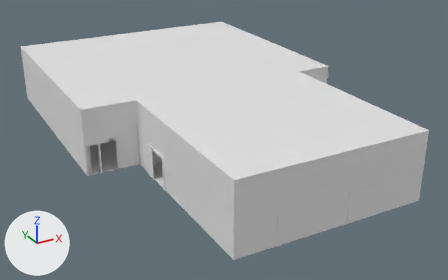
Before and after pictures for a commit that changed the Blender file ClusterCreatorKitTemplate-master/Assets/体育館試作３.blend.
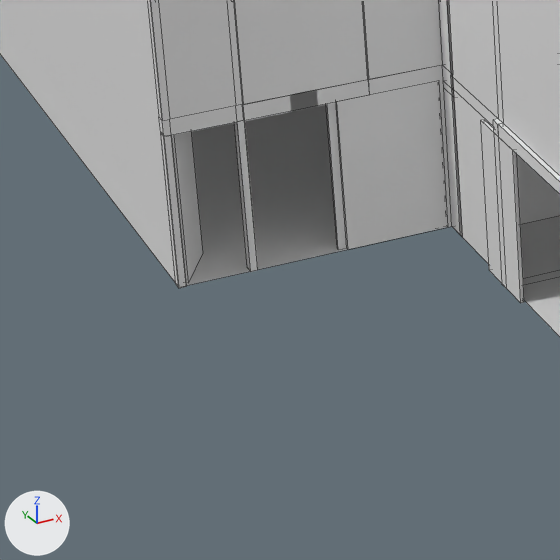
Each version appears first whole from a 50 mm camera at (-85.9, -130.8, 83.0) aimed at (1.6, 28.3, 3.5), and next in a close-up on the part from 12% to 36% of the width and 43% to 82% of the height. Arrows for +X, +Y and +Z are at lower left; the lights stay in place. The close-ups show mesh edges as thin lines.

The first close-up shows '立方体.002', '立方体.003', '立方体.009', '立方体.013', '立方体.014', '立方体.015', '立方体.016', '立方体.019', '立方体.020', '立方体.022', '立方体.042'.
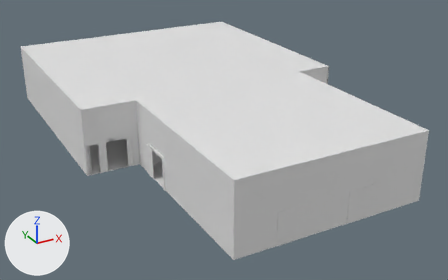
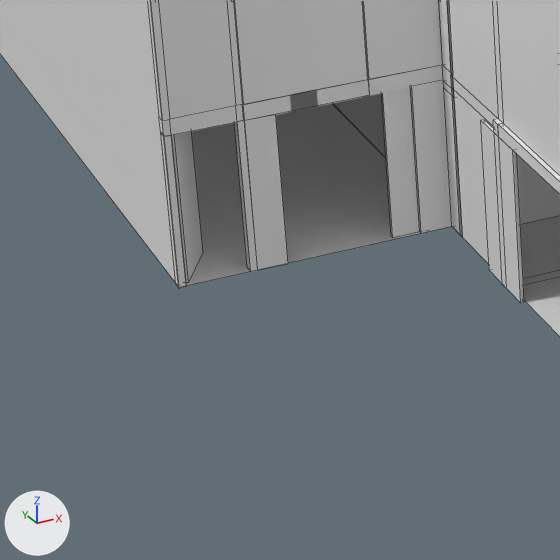
Commit message: 体育館３

Pixel boxes (x1, y1, x2, y2) of what changed, in the close-ups (560 x 560 px):
'立方体.019', reshaped
    before: (147, 0, 258, 288)
    after: (147, 0, 288, 288)
'立方体.014', moved, rescaled
    before: (336, 82, 448, 249)
    after: (411, 81, 449, 233)
'立方体.013', moved, rescaled
    before: (326, 103, 347, 249)
    after: (381, 87, 420, 237)
part 1 of me_立方体_019, built on
    after: (245, 115, 288, 270)

The change, as a list of edits to the scene's bpy script:
```text
Change me_立方体_019:
    where me_立方体_019.from_pydata(...)  # 32 vertices, 27 faces, 2 loose edges; spans x -1.0..1.0, y -1.0..1.0, z -1.0..1.0
    used by ob_立方体_019; location = (-41.72, 26.16, 12.88); scale = (2.25, 0.3, 10.0)
    verts and faces of me_立方体_019; kept vertices keep their numbers, new ones are numbered from 32
    before: 4 (1.0, -1.0, -1.0) at pixel (257, 270), 6 (1.0, 1.0, -1.0), 10 (1.0, 1.0, -0.09), 11 (1.0, -1.0, -0.09) at pixel (244, 120)
    me_立方体_019 part 1
    add delete_faces([(4, 6, 10, 11)])
    add for new, old in zip([*range(32, 36)], [4, 6, 10, 11]): verts[new] = verts[old] + (0.77, 0.0, 0.0)
    add faces += [(6, 10, 34, 33), (32, 33, 34, 35), (10, 11, 35, 34), (4, 32, 35, 11), (4, 6, 33, 32)]
Change ob_立方体_013:
    ob_立方体_013.location: (-31.7, 26.21, 7.45) -> (-28.97, 26.21, 7.45)
    ob_立方体_013.scale: (3.0, 0.1, 4.55) -> (2.5, 0.1, 4.55)
Change ob_立方体_014:
    ob_立方体_014.location: (-31.21, 25.96, 7.45) -> (-27.33, 25.96, 7.45)
    ob_立方体_014.scale: (3.0, 0.1, 4.55) -> (2.5, 0.1, 4.55)
```
